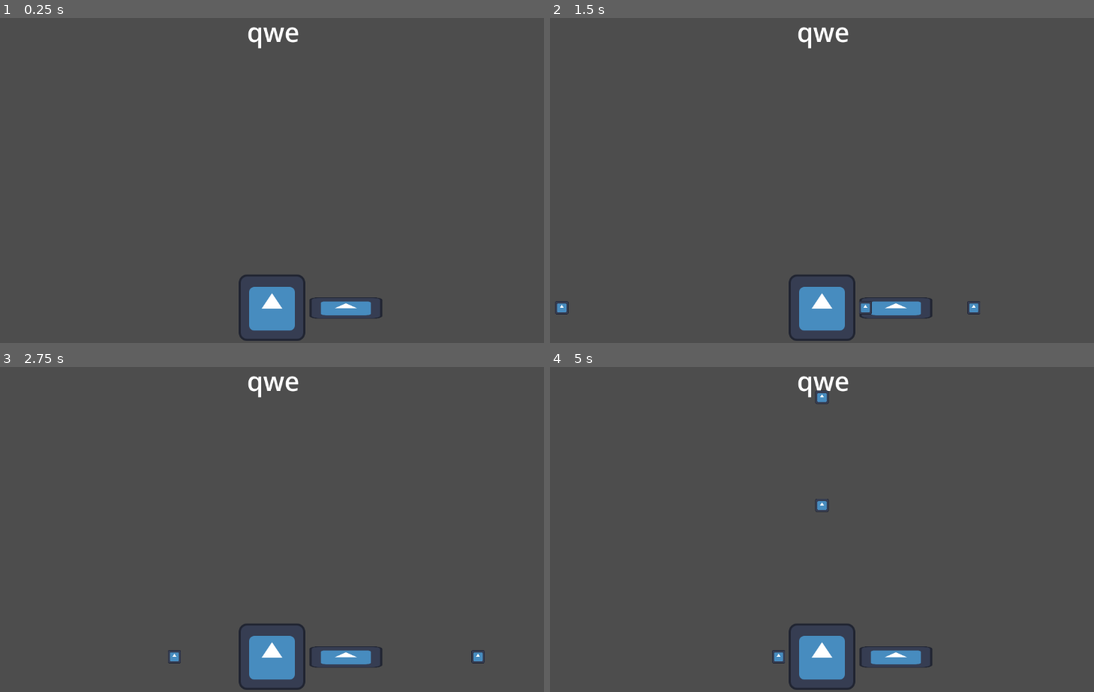
Above: before the commit, frames 1-4 (two rows, left to right).
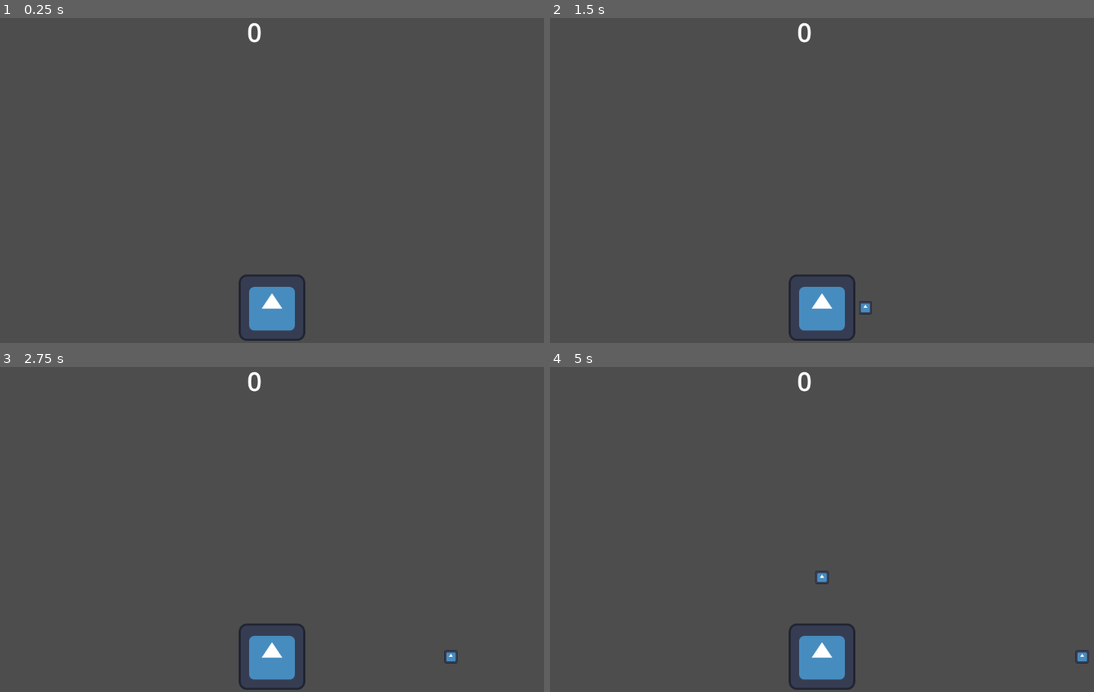
Above: after the commit, the same moments.

Repository: MORF11/gd_sns
Game: Godot game, scene res://sword.tscn
Two runs of this game, one before a commit and one after it. Both use one fixed random seed, a clock stepped at 60 frames per second and the inputs below. This scene is started directly instead of the project's main scene. The engine's default icon, where the game draws it, is replaced by a stand-in: a white triangle on a blue panel in a dark square.
Inputs (mouse positions are in pixels of both pictures, inside the frame that each line leads up to):
- Up to frame 1 (0.25 s): no input
- Up to frame 2 (1.5 s): tap Enter at 0.5 s; move the mouse to (952, 157) at 0.52 s; hold D (right) 0.53-1.28 s; click (952, 157) at 0.67 s; move the mouse to (702, 190) at 1.27 s; hold A (left) from 1.28 s (still down)
- Up to frame 3 (2.75 s): move the mouse to (331, 451) at 2.02 s; release A (left) at 2.03 s; hold D (right) from 2.03 s (still down)
- Up to frame 4 (5 s): move the mouse to (789, 591) at 2.77 s; release D (right) at 2.78 s; hold W (up) 2.78-3.53 s; click (789, 591) at 2.92 s; move the mouse to (1001, 575) at 3.52 s; hold A (left) from 3.53 s (still down); move the mouse to (642, 474) at 4.27 s

The runs differ from the first frame. In frame 1, 0.8% of the frame differs, in the area x 45-71%, y 1-93%; in frame 2, 0.9%; in frame 3, 1.0%; in frame 4, 1.1%, in the area x 40-100%, y 1-93%.

Commit message:
sword upd

Diff:
--- a/sns_minigames/apple.gd
+++ b/sns_minigames/apple.gd
@@ -8,9 +8,10 @@
 	#move_and_slide()
 
 @export var is_spawned = false
+@export var sp = 25000
 
 func _process(delta: float) -> void:
 	if is_spawned:
 		velocity = Vector2.ZERO
-		velocity = $".".position.direction_to(Vector2.ZERO) * 25000 * delta
+		velocity = $".".position.direction_to(Vector2.ZERO) * sp * delta
 		move_and_slide()
--- a/sns_minigames/plr_sh.gd
+++ b/sns_minigames/plr_sh.gd
@@ -8,7 +8,8 @@
 var points = []
 var spray
 var turn
-var len
+var leng
+var q
 
 func spawn(pos):
 	ins = ap.instantiate()
@@ -19,7 +20,7 @@
 
 
 func _ready() -> void:
-	var q = 3.1415/180
+	q = 3.1415/180
 	for i in range(88):
 		$"../rot".rotate(0.5)
 		points.append($"../rot/Icon".global_position)
@@ -33,15 +34,15 @@
 		spawn(randi()%88)
 	else:
 		spray = randi()%88
-		len = randi()%30+1
-		turn = randi()%len
+		leng = randi()%30+1
+		turn = randi()%leng
 		for i in range(turn):
 			spawn(spray)
 			spray += 1
 			if spray > 87:
 				spray = 0
 			await get_tree().create_timer(0.15).timeout
-		for i in range(len-turn):
+		for i in range(leng-turn):
 			spawn(spray)
 			spray -= 1
 			if spray > 87:
--- a/sns_minigames/plr_swr.gd
+++ b/sns_minigames/plr_swr.gd
@@ -7,14 +7,21 @@
 var points = [Vector2(500,0),
 Vector2(-500,0),
 Vector2(0,-500)]
+var tmng = 0
+var cd = 0
+var sp_fl = false
 
-func spawn(pos):
+func _ready() -> void:
+	score = 0
+
+
+func spawn(pos,fl):
 	ins = ap.instantiate()
 	ins.is_spawned = true
 	ins.position = points[pos]
-	print(ins.position)
 	add_child(ins)
-	fr = 0
+	if fl:
+		ins.sp *= 1.5
 
 
 func _on_body_entered(body: Node2D) -> void:
@@ -23,18 +30,46 @@
 		body.queue_free()
 
 
+func _on_area_2d_body_entered(body: Node2D) -> void:
+	if body is CharacterBody2D:
+		score += 1
+		body.queue_free()
+
+
 func _process(_delta: float) -> void:
+	if tmng > 5:
+		$Area2D.visible = false
+		$Area2D/CollisionShape2D.disabled = true
+	tmng += 1
 	fr += 1
-
-	if (fr % 30 if score < 100 else fr % 10) != 0:
+	cd -= 1
+	if (fr % 50 if score < 100 else fr % 30) != 0:
 		return
-	spawn(randi()%3)
+	if randi() % 3 == 0:
+		sp_fl = true
+	spawn(randi()%3,sp_fl)
+	sp_fl = false
 
 
 func _input(event: InputEvent) -> void:
-	if event.is_action_pressed("left"):
-		pass
-	elif event.is_action_pressed("right"):
-		pass
-	elif event.is_action_pressed("up"):
-		pass
+	if event.is_action_pressed("left") and cd <= 0:
+		$Area2D.global_rotation = deg_to_rad(180)
+		$Area2D.position = Vector2(-142,0)
+		$Area2D.visible = true
+		$Area2D/CollisionShape2D.disabled = false
+		tmng = 0
+		cd = 20
+	elif event.is_action_pressed("right") and cd <= 0:
+		$Area2D.global_rotation = 0
+		$Area2D.position = Vector2(142,0)
+		$Area2D.visible = true
+		$Area2D/CollisionShape2D.disabled = false
+		tmng = 0
+		cd = 20
+	elif event.is_action_pressed("up") and cd <= 0:
+		$Area2D.global_rotation = deg_to_rad(90)
+		$Area2D.position = Vector2(0,-142)
+		$Area2D.visible = true
+		$Area2D/CollisionShape2D.disabled = false
+		tmng = 0
+		cd = 20
--- /dev/null
+++ b/sns_minigames/score_sw.gd
@@ -0,0 +1,4 @@
+extends Label
+
+func _process(_delta: float) -> void:
+	$".".text = str($"../plr".score)
--- a/sns_minigames/sword.tscn
+++ b/sns_minigames/sword.tscn
@@ -1,5 +1,6 @@
-[gd_scene load_steps=5 format=3 uid="uid://gasm3b8s7ihn"]
+[gd_scene load_steps=6 format=3 uid="uid://gasm3b8s7ihn"]
 
+[ext_resource type="Script" uid="uid://6dkii5enkssx" path="res://score_sw.gd" id="1_r76a6"]
 [ext_resource type="Script" uid="uid://dxqjkmws4pmd3" path="res://plr_swr.gd" id="2_dwvek"]
 [ext_resource type="Texture2D" uid="uid://b08mv82n1aiaj" path="res://icon.svg" id="3_rx5id"]
 
@@ -17,6 +18,7 @@
 offset_bottom = 83.0
 theme_override_font_sizes/font_size = 50
 text = "qwe"
+script = ExtResource("1_r76a6")
 
 [node name="plr" type="Area2D" parent="."]
 position = Vector2(576, 580)
@@ -29,12 +31,12 @@
 texture = ExtResource("3_rx5id")
 
 [node name="Area2D" type="Area2D" parent="plr"]
+visible = false
 position = Vector2(142, 0)
 
 [node name="CollisionShape2D" type="CollisionShape2D" parent="plr/Area2D"]
 scale = Vector2(7, 2)
 shape = SubResource("RectangleShape2D_83fnj")
-disabled = true
 
 [node name="Sprite2D" type="Sprite2D" parent="plr/Area2D"]
 position = Vector2(-5.48363e-06, 0.500002)
@@ -42,3 +44,4 @@
 texture = ExtResource("3_rx5id")
 
 [connection signal="body_entered" from="plr" to="plr" method="_on_body_entered"]
+[connection signal="body_entered" from="plr/Area2D" to="plr" method="_on_area_2d_body_entered"]
Not shown, added: sns_minigames/score_sw.gd.uid
